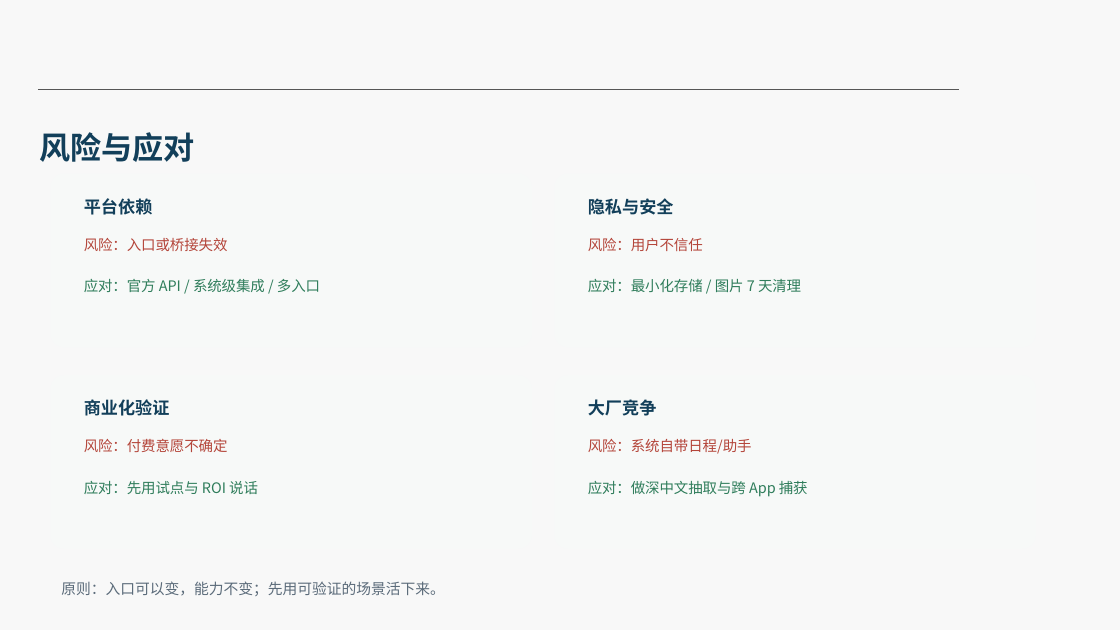
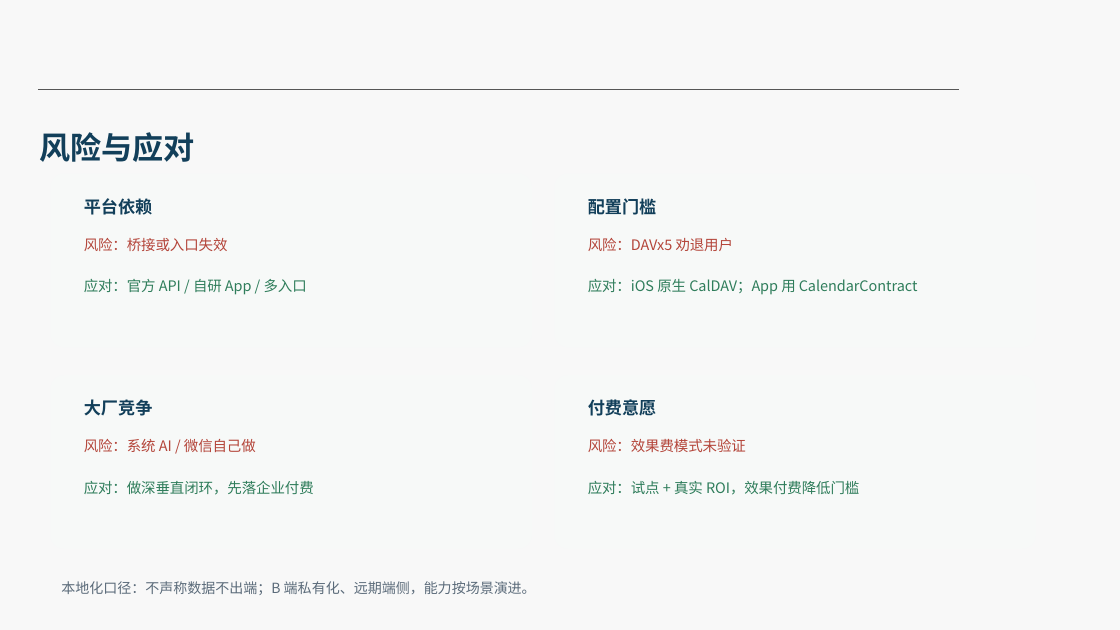
Before and after one commit to murasame9877/lishizhen, a slide deck: slide 16 of docs/2026SDG-Pitch-理时针.pptx. Drawn at 1120x630 pixels with LibreOffice and Linux fonts; fonts in the diff are those of the drawing; background and template pictures are left out. Boxes give left, top, right and bottom in pixels: in the first picture for what was removed or moved away, otherwise in the second. Text is boxed around its words. In the diff, an @@ line names an element or a change of style, - is before the commit and + after.

```diff
--- a/docs/2026SDG-Pitch-理时针.pptx
+++ b/docs/2026SDG-Pitch-理时针.pptx
@@ text at [588, 198, 657, 215]: text changed @@
-隐私与安全
+配置门槛
@@ text at [84, 238, 228, 251]: text changed @@
-风险：入口或桥接失效
+风险：桥接或入口失效
@@ text at [588, 238, 734, 251]: text changed @@
-风险：用户不信任
+风险：DAVx5 劝退用户
@@ text at [84, 279, 307, 295]: text changed @@
-应对：官方 API / 系统级集成 / 多入口
+应对：官方 API / 自研 App / 多入口
@@ text at [588, 279, 918, 295]: text changed @@
-应对：最小化存储 / 图片 7 天清理
+应对：iOS 原生 CalDAV；App 用 CalendarContract
@@ text at [84, 399, 153, 416]: text changed @@
-商业化验证
+大厂竞争
@@ text at [588, 399, 657, 416]: text changed @@
-大厂竞争
+付费意愿
@@ text at [84, 439, 256, 452]: text changed @@
-风险：付费意愿不确定
+风险：系统 AI / 微信自己做
@@ text at [588, 439, 746, 452]: text changed @@
-风险：系统自带日程/助手
+风险：效果费模式未验证
@@ text at [84, 481, 314, 495]: text changed @@
-应对：先用试点与 ROI 说话
+应对：做深垂直闭环，先落企业付费
@@ text at [588, 481, 859, 495]: text changed @@
-应对：做深中文抽取与跨 App 捕获
+应对：试点 + 真实 ROI，效果付费降低门槛
@@ text at [61, 581, 536, 595]: text changed; size 9.5 to 9 pt @@
-原则：入口可以变，能力不变；先用可验证的场景活下来。
+本地化口径：不声称数据不出端；B 端私有化、远期端侧，能力按场景演进。
```
Also in this commit, not shown: 13 other slides changed, 3 other files.
